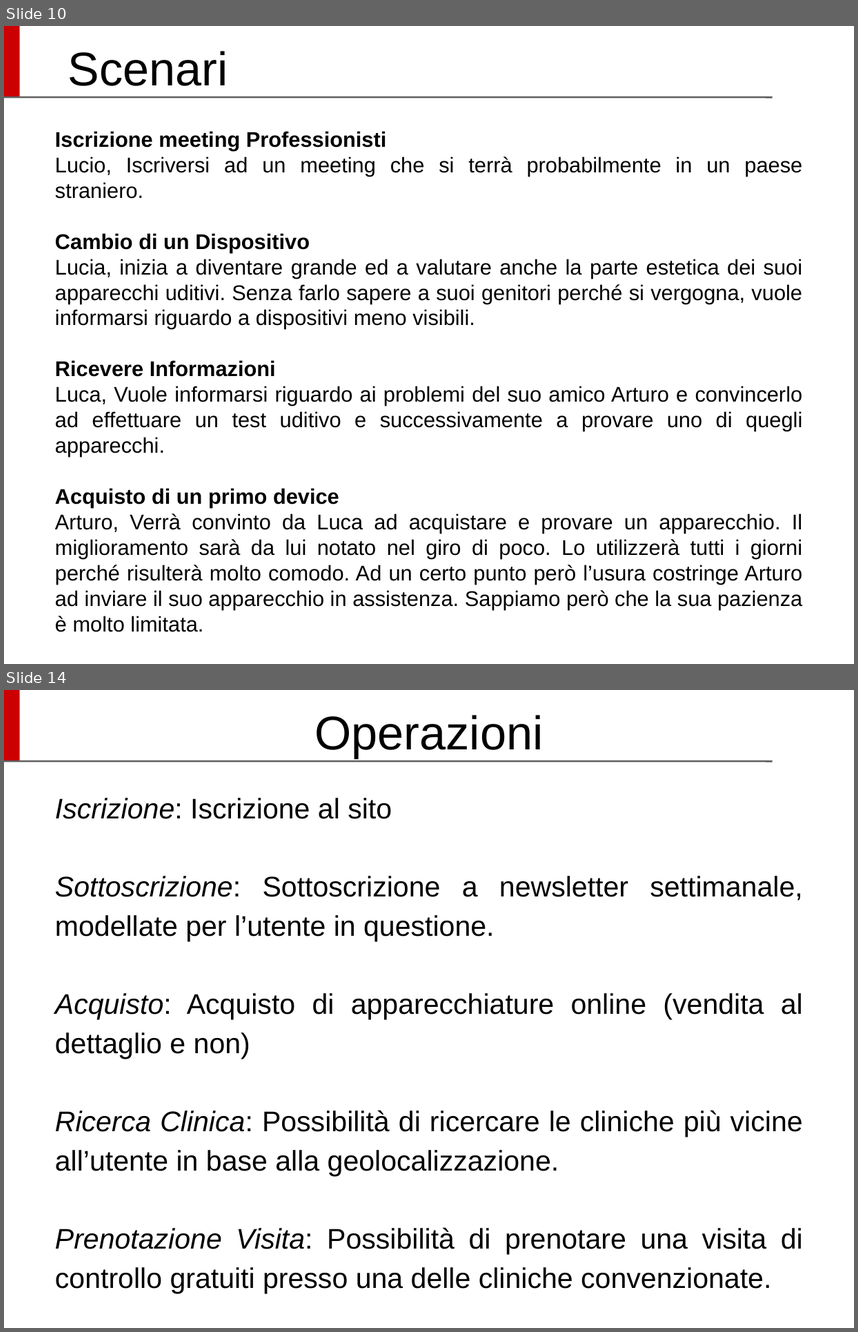
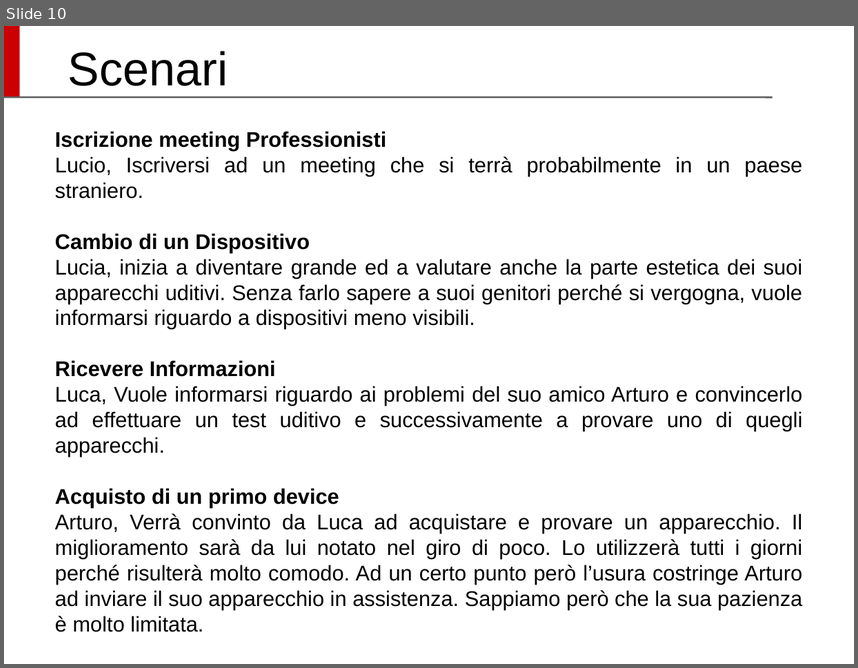
Before and after one commit to Siber93/UsabilitaProject, a slide deck: UUX_SlideProject_Cochlear.odp. Shown one above the other, each under a label of ours: slides 10 and 14 before the commit, slide 10 after it; the slides between them are not shown. The pictures are 858x1332 and 858x668 pixels, drawn with LibreOffice and Linux fonts; fonts in the diff are those of the drawing; background and template pictures are left out. Boxes give left, top, right and bottom in pixels: in the first picture for what was removed or moved away, otherwise in the second. Text is boxed around its words. In the diff, an @@ line names an element or a change of style, - is before the commit and + after.

```diff
--- a/UUX_SlideProject_Cochlear.odp
+++ b/UUX_SlideProject_Cochlear.odp
@@ slide 14 removed at bbox=[4, 690, 854, 1328], background #FFFFFF; not listed: 2 template elements that a slide beside it also shows @@
@@ title removed at bbox=[315, 715, 544, 758] @@
-Operazioni
@@ text removed at bbox=[55, 798, 803, 1293] @@
-Iscrizione: Iscrizione al sito
-Sottoscrizione: Sottoscrizione a newsletter settimanale, modellate per l’utente in questione.
-Acquisto: Acquisto di apparecchiature online (vendita al dettaglio e non)
-Ricerca Clinica: Possibilità di ricercare le cliniche più vicine all’utente in base alla geolocalizzazione.
-Prenotazione Visita: Possibilità di prenotare una visita di controllo gratuiti presso una delle cliniche convenzionate.
```
Also in this commit, not shown: 3 slides changed, 2 slides added, 6 other slides removed, 3 other files.
